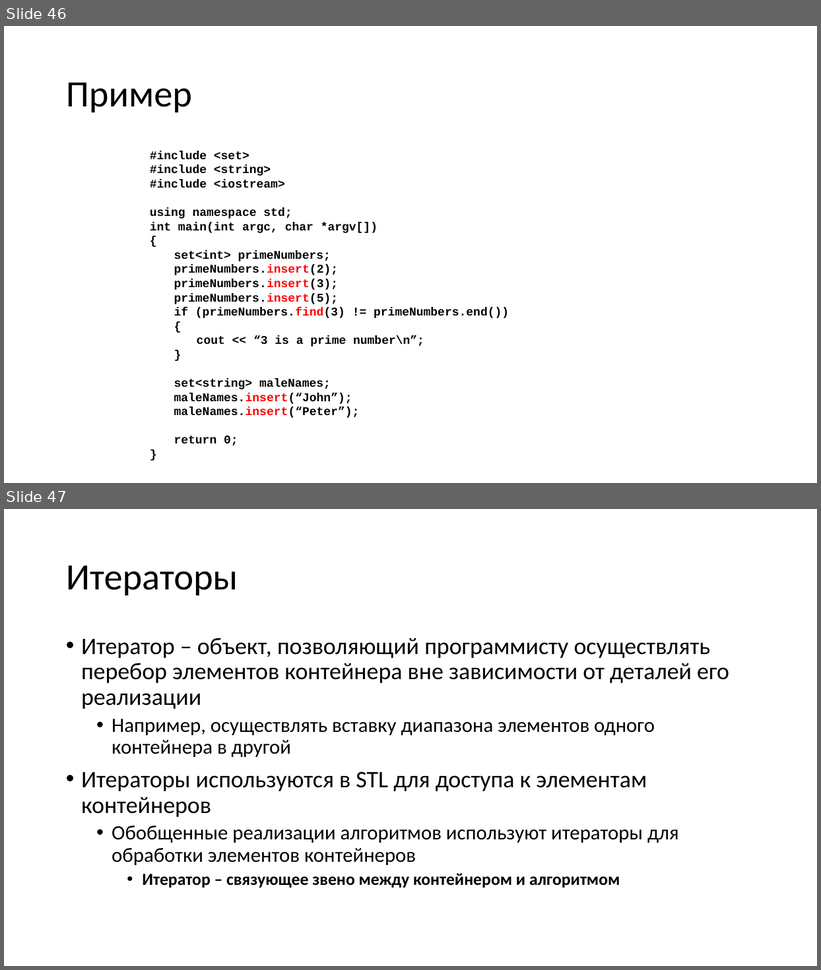
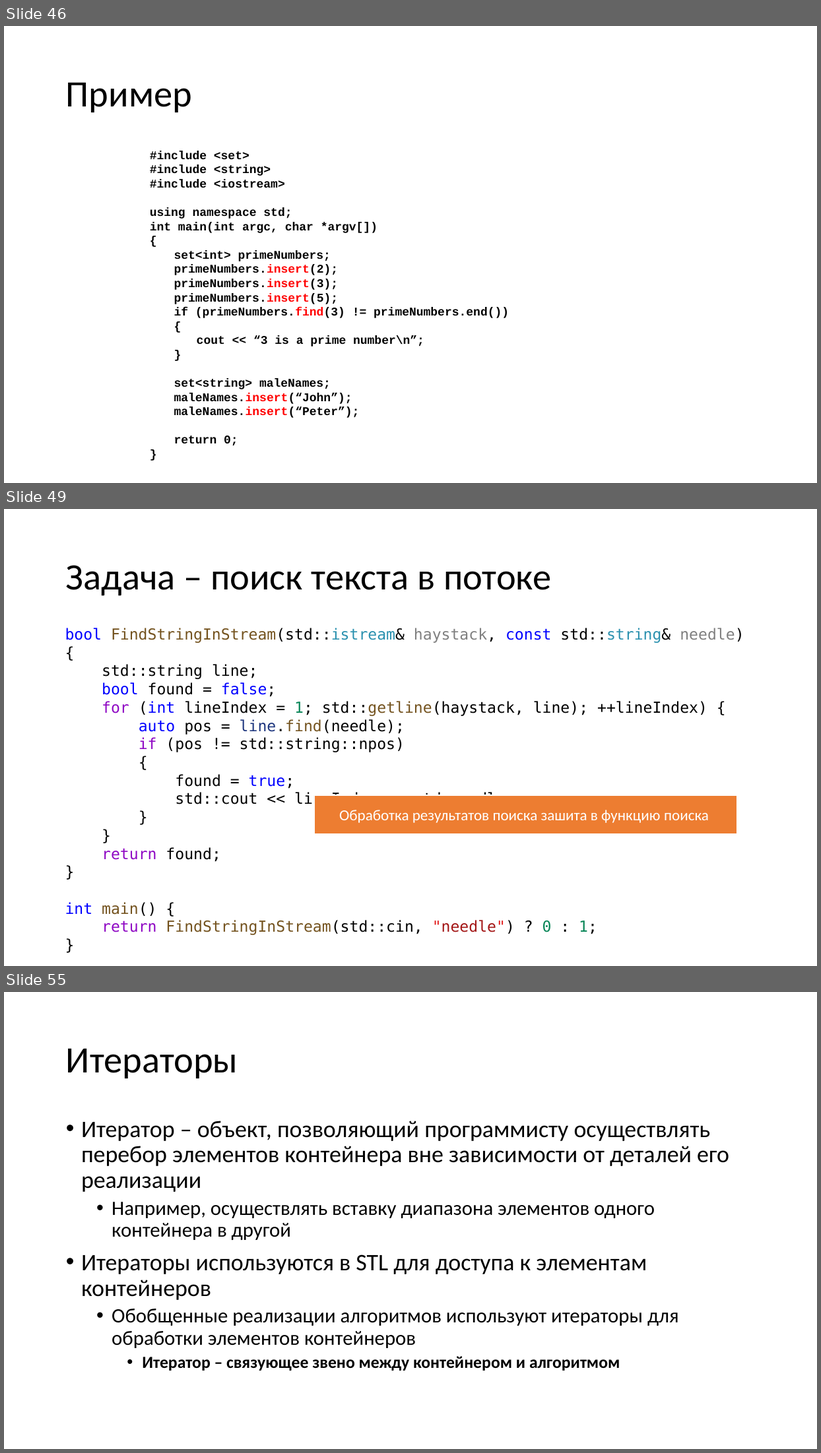
Before and after one commit to alexey-malov/oop, a slide deck: lectures/01/Стандартная библиотека.pptx. Shown one above the other, each under a label of ours: slides 46 and 47 before the commit, slides 46, 49 and 55 after it; the slides between them are not shown. The pictures are 821x970 and 821x1453 pixels, drawn with LibreOffice and Linux fonts; fonts in the diff are those of the drawing. Boxes give left, top, right and bottom in pixels: in the first picture for what was removed or moved away, otherwise in the second. Text is boxed around its words. In the diff, an @@ line names an element or a change of style, - is before the commit and + after.

```diff
--- a/lectures/01/Стандартная библиотека.pptx
+++ b/lectures/01/Стандартная библиотека.pptx
@@ slide 49 added at [4, 509, 817, 966], background #FFFFFF @@
@@ title added at [66, 565, 551, 596], 44 pt, text #000000 @@
+Задача – поиск текста в потоке
@@ text added at [65, 628, 744, 935], 18 pt, text #000000 @@
+bool FindStringInStream(std::istream& haystack, const std::string& needle) {
+std::string line;
+bool found = false;
+for (int lineIndex = 1; std::getline(haystack, line); ++lineIndex) {
+auto pos = line.find(needle);
+if (pos != std::string::npos)
+{
+found = true;
+std::cout << lineIndex << std::endl;
+}
+}
+return found;
+}
+int main() {
+return FindStringInStream(std::cin, "needle") ? 0 : 1;
+}
@@ rectangle added at [314, 795, 737, 834], fill #ED7D31, outline #FFFFFF 1.5 pt, 18 pt, text #FFFFFF @@
+Обработка результатов поиска зашита в функцию поиска
@@ what was slide 47 is now slide 55 @@
```
Also in this commit, not shown: 8 other slides added.
